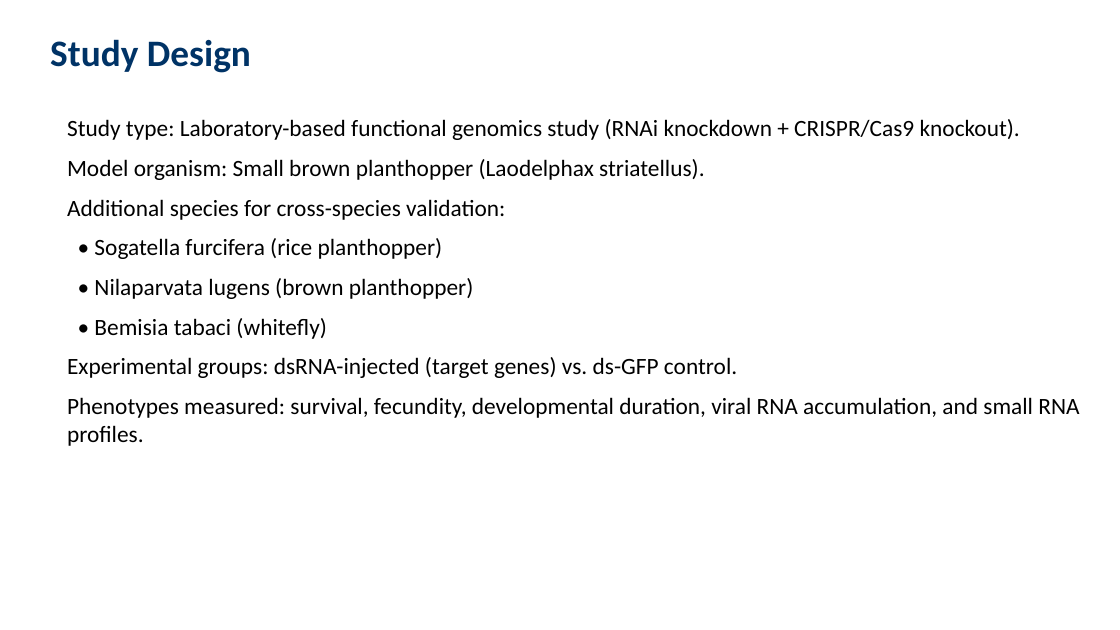
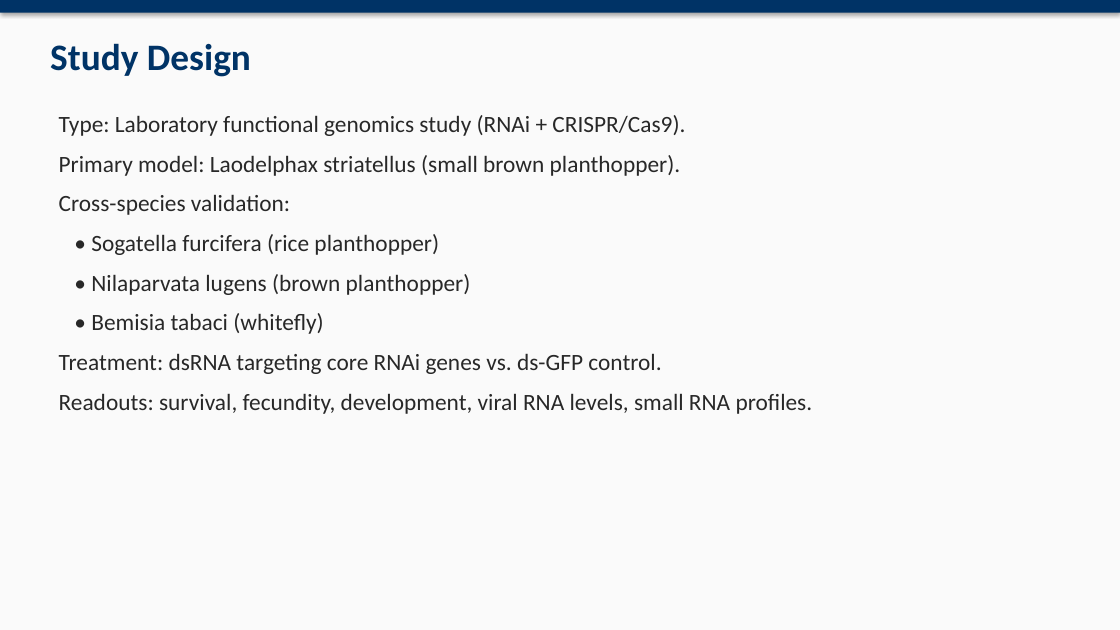
Before and after one commit to David-Mwania/Mwania-Project, a slide deck: slide 4 of Mwania Project/RNAi_Hemiptera_Presentation.pptx. Drawn at 1120x630 pixels with LibreOffice and Linux fonts; fonts in the diff are those of the drawing. Boxes give left, top, right and bottom in pixels: in the first picture for what was removed or moved away, otherwise in the second. Text is boxed around its words. In the diff, an @@ line names an element or a change of style, - is before the commit and + after.

Commit message:
Improve presentation design and embed paper figures

```diff
--- a/Mwania Project/RNAi_Hemiptera_Presentation.pptx
+++ b/Mwania Project/RNAi_Hemiptera_Presentation.pptx
@@ rectangle added at (x1=0, y1=0, x2=1120, y2=630), fill #FAFAFA @@
@@ rectangle added at (x1=0, y1=0, x2=1120, y2=13), fill #003366 @@
@@ text "Study Design" moved from (x1=50, y1=39, x2=251, y2=73) to (x1=50, y1=43, x2=251, y2=77) @@
@@ text "Type: Laboratory functional genomics study ..." moved from (x1=67, y1=119, x2=1079, y2=446) to (x1=59, y1=115, x2=813, y2=414) @@
@@ text at (x1=59, y1=115, x2=685, y2=215): text changed; text colour #000000 to #282828 @@
-Study type: Laboratory-based functional genomics study (RNAi knockdown + CRISPR/Cas9 knockout).
-Model organism: Small brown planthopper (Laodelphax striatellus).
-Additional species for cross-species validation:
+Type: Laboratory functional genomics study (RNAi + CRISPR/Cas9).
+Primary model: Laodelphax striatellus (small brown planthopper).
+Cross-species validation:
@@ text at (x1=91, y1=234, x2=471, y2=334): text colour #000000 to #282828 in "• Sogatella furcifera (rice planthopper)", "• Nilaparvata lugens (brown planthopper)", "• Bemisia tabaci (whitefly)" @@
@@ text at (x1=59, y1=353, x2=813, y2=414): text changed; text colour #000000 to #282828 @@
-Experimental groups: dsRNA-injected (target genes) vs. ds-GFP control.
-Phenotypes measured: survival, fecundity, developmental duration, viral RNA accumulation, and small RNA profiles.
+Treatment: dsRNA targeting core RNAi genes vs. ds-GFP control.
+Readouts: survival, fecundity, development, viral RNA levels, small RNA profiles.
```
Also in this commit, not shown: 13 other slides changed, 2 slides added, 1 other file.
